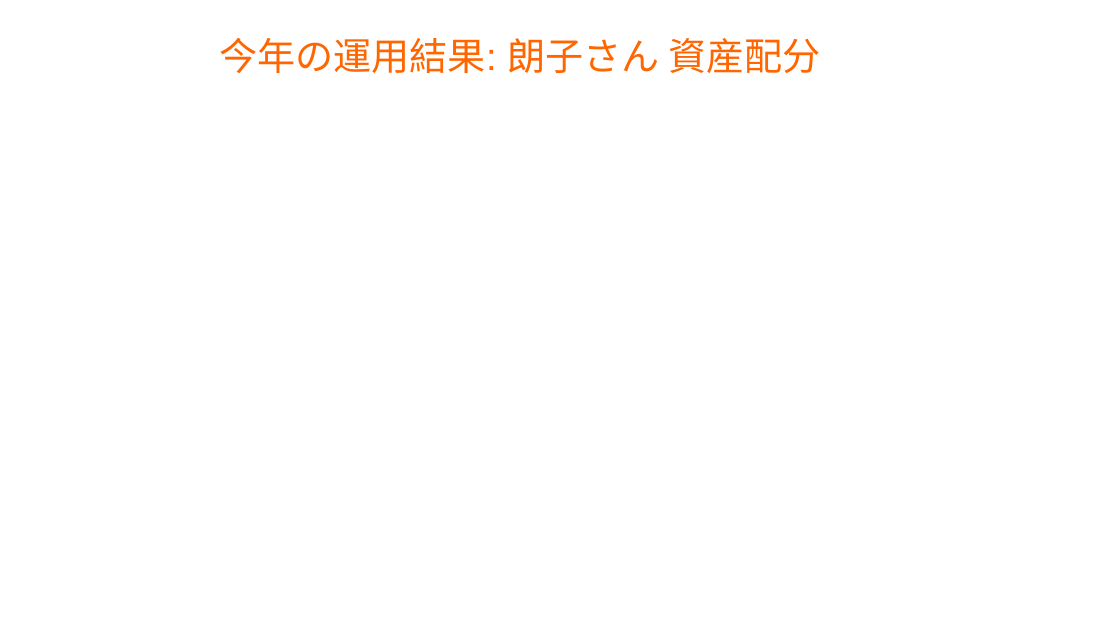
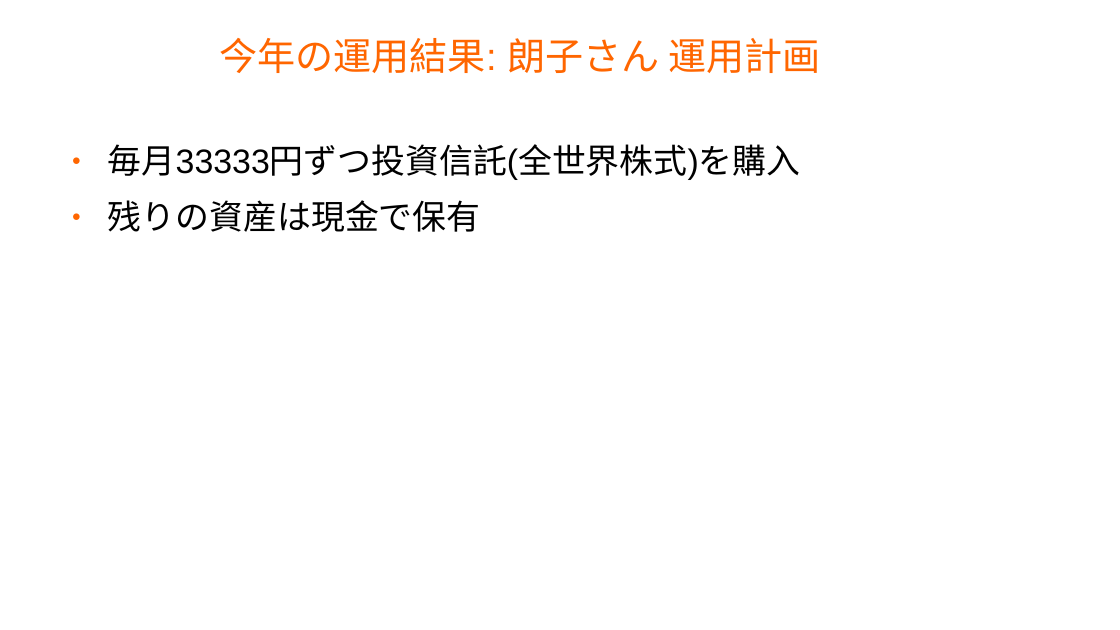
Before and after one commit to master-q/masterq-docs, a slide deck: slide 29 of presentations/20231126-invest_report/20231126-invest_report.odp (slide 28 before the commit). Drawn at 1120x630 pixels with LibreOffice and Linux fonts; fonts in the diff are those of the drawing; background and template pictures are left out. Boxes give left, top, right and bottom in pixels: in the first picture for what was removed or moved away, otherwise in the second. Text is boxed around its words. In the diff, an @@ line names an element or a change of style, - is before the commit and + after.

```diff
--- a/presentations/20231126-invest_report/20231126-invest_report.odp
+++ b/presentations/20231126-invest_report/20231126-invest_report.odp
@@ title at (219,38,820,73): text changed @@
-今年の運用結果: 朗子さん 資産配分
+今年の運用結果: 朗子さん 運用計画
@@ text added at (108,144,800,232), 24 pt, text #000000 @@
+● 毎月33333円ずつ投資信託(全世界株式)を購入
+● 残りの資産は現金で保有
```
Also in this commit, not shown: 16 other slides changed, 13 slides added, 3 slides removed.
